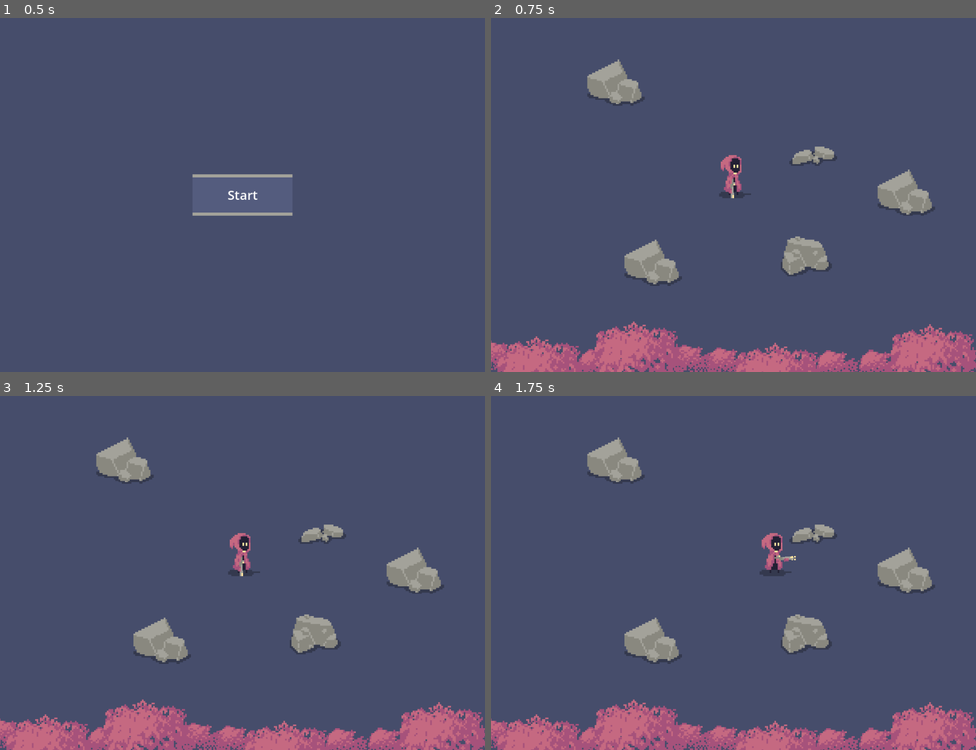
Above: before the commit, frames 1-4 (two rows, left to right).
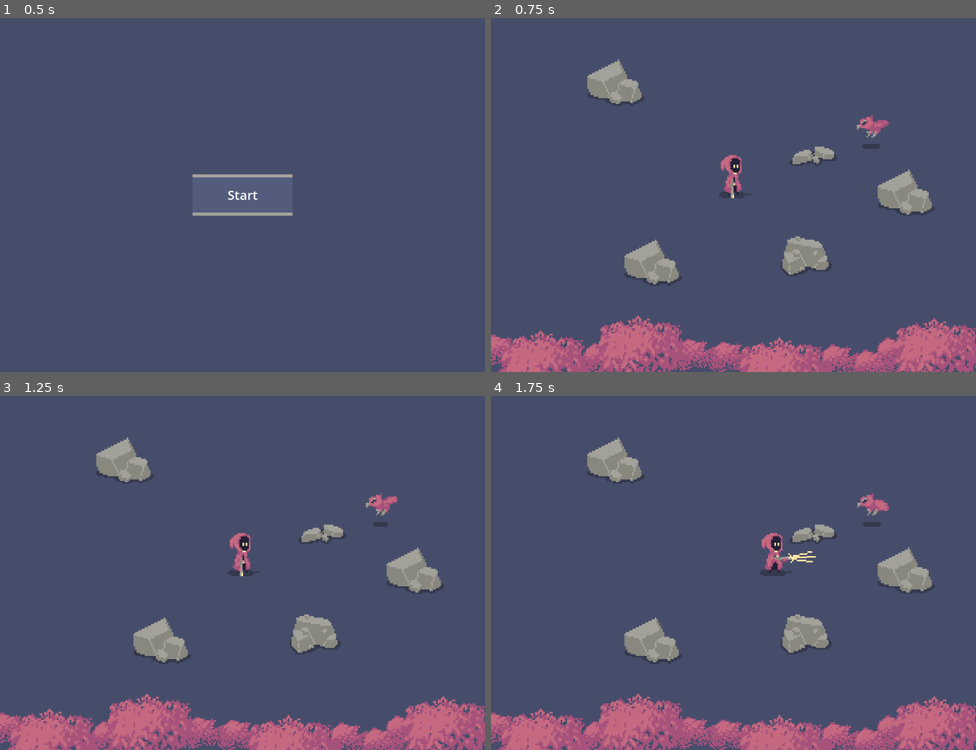
Above: after the commit, the same moments.

Repository: greatbrick0/NotQuiteRightJam2024
Game: Godot game, scene res://Scenes/main_menu.tscn
Same seed, same stepped clock (60 frames per second), same inputs: the game is played once before the commit and once after it.
Inputs (mouse positions are in pixels of both pictures, inside the frame that each line leads up to):
- Up to frame 1 (0.5 s): no input
- Up to frame 2 (0.75 s): click "Start" at 0.5 s
- Up to frame 3 (1.25 s): no input
- Up to frame 4 (1.75 s): tap Enter at 1.25 s; move the mouse to (840, 555) at 1.27 s; press the mouse at (840, 555) at 1.28 s; hold D (MoveRight) from 1.28 s (still down)

Frame 1 is identical in both runs. In frame 2, 5.0% of the frame differs, in the area x 0-100%, y 27-100%; in frame 3, 5.0%; in frame 4, 5.1%.

Commit message:
Added Owl Behaviour

Diff:
--- a/Scenes/main_level.tscn
+++ b/Scenes/main_level.tscn
@@ -1,10 +1,11 @@
-[gd_scene load_steps=6 format=3 uid="uid://yy44osj106on"]
+[gd_scene load_steps=7 format=3 uid="uid://yy44osj106on"]
 
 [ext_resource type="PackedScene" uid="uid://cepbfx2aksu04" path="res://Scenes/player.tscn" id="1_2ybcu"]
 [ext_resource type="PackedScene" uid="uid://bped41wsrdqkv" path="res://Scenes/rock1.tscn" id="2_wxume"]
 [ext_resource type="PackedScene" uid="uid://dms3c6cjr17y7" path="res://Scenes/rock2.tscn" id="3_c8cvl"]
 [ext_resource type="PackedScene" uid="uid://m5aefrjlbv0g" path="res://Scenes/rock3.tscn" id="5_a3exe"]
 [ext_resource type="PackedScene" uid="uid://18pkhdbybjlq" path="res://Scenes/tree_tops.tscn" id="5_rebjw"]
+[ext_resource type="PackedScene" uid="uid://bjqhcgdasveln" path="res://Scenes/owl.tscn" id="6_kpur8"]
 
 [node name="MainLevel" type="Node2D"]
 y_sort_enabled = true
@@ -30,3 +31,7 @@
 position = Vector2(150, -73)
 
 [node name="TreeTops" parent="." instance=ExtResource("5_rebjw")]
+position = Vector2(0, 333)
+
+[node name="Owl" parent="." instance=ExtResource("6_kpur8")]
+position = Vector2(258, -92)
--- a/Scenes/owl.tscn
+++ b/Scenes/owl.tscn
@@ -1,20 +1,103 @@
-[gd_scene load_steps=3 format=3 uid="uid://bjqhcgdasveln"]
+[gd_scene load_steps=14 format=3 uid="uid://bjqhcgdasveln"]
 
-[ext_resource type="Texture2D" uid="uid://bmcws6w0qpfp0" path="res://Sprites/Owl1.png" id="1_aicpt"]
+[ext_resource type="Script" path="res://Scripts/owl.gd" id="1_i6l8b"]
+[ext_resource type="Texture2D" uid="uid://cpldpcybjg5u" path="res://Sprites/OwlAnim_1.png" id="1_t4dhw"]
+
+[sub_resource type="AtlasTexture" id="AtlasTexture_g2dkj"]
+atlas = ExtResource("1_t4dhw")
+region = Rect2(0, 0, 23, 23)
+
+[sub_resource type="AtlasTexture" id="AtlasTexture_4x8tn"]
+atlas = ExtResource("1_t4dhw")
+region = Rect2(23, 0, 23, 23)
+
+[sub_resource type="AtlasTexture" id="AtlasTexture_37myq"]
+atlas = ExtResource("1_t4dhw")
+region = Rect2(46, 0, 23, 23)
+
+[sub_resource type="AtlasTexture" id="AtlasTexture_8s8k1"]
+atlas = ExtResource("1_t4dhw")
+region = Rect2(69, 0, 23, 23)
+
+[sub_resource type="AtlasTexture" id="AtlasTexture_ce5e7"]
+atlas = ExtResource("1_t4dhw")
+region = Rect2(92, 0, 23, 23)
+
+[sub_resource type="AtlasTexture" id="AtlasTexture_ejkt7"]
+atlas = ExtResource("1_t4dhw")
+region = Rect2(115, 0, 23, 23)
+
+[sub_resource type="AtlasTexture" id="AtlasTexture_qgpsw"]
+atlas = ExtResource("1_t4dhw")
+region = Rect2(138, 0, 23, 23)
+
+[sub_resource type="AtlasTexture" id="AtlasTexture_q6p3f"]
+atlas = ExtResource("1_t4dhw")
+region = Rect2(161, 0, 23, 23)
+
+[sub_resource type="SpriteFrames" id="SpriteFrames_macex"]
+animations = [{
+"frames": [{
+"duration": 1.0,
+"texture": SubResource("AtlasTexture_g2dkj")
+}, {
+"duration": 1.0,
+"texture": SubResource("AtlasTexture_4x8tn")
+}, {
+"duration": 1.0,
+"texture": SubResource("AtlasTexture_37myq")
+}, {
+"duration": 1.0,
+"texture": SubResource("AtlasTexture_8s8k1")
+}, {
+"duration": 1.0,
+"texture": SubResource("AtlasTexture_ce5e7")
+}, {
+"duration": 1.0,
+"texture": SubResource("AtlasTexture_ejkt7")
+}, {
+"duration": 1.0,
+"texture": SubResource("AtlasTexture_qgpsw")
+}, {
+"duration": 1.0,
+"texture": SubResource("AtlasTexture_q6p3f")
+}],
+"loop": true,
+"name": &"default",
+"speed": 10.0
+}]
 
 [sub_resource type="CapsuleShape2D" id="CapsuleShape2D_5m10d"]
-radius = 20.0
-height = 54.0
+radius = 3.0
+height = 32.0
+
+[sub_resource type="CircleShape2D" id="CircleShape2D_lx15k"]
+radius = 22.0
 
 [node name="Owl" type="CharacterBody2D"]
+collision_layer = 0
+collision_mask = 0
+script = ExtResource("1_i6l8b")
 
 [node name="Visuals" type="Node2D" parent="."]
 
-[node name="Owl1" type="Sprite2D" parent="Visuals"]
-position = Vector2(0, -1)
+[node name="AnimatedSprite2D" type="AnimatedSprite2D" parent="Visuals"]
 scale = Vector2(3, 3)
-texture = ExtResource("1_aicpt")
+sprite_frames = SubResource("SpriteFrames_macex")
+autoplay = "default"
+frame_progress = 0.698807
+offset = Vector2(1, -9)
 
 [node name="CollisionShape2D" type="CollisionShape2D" parent="."]
 rotation = 1.5708
 shape = SubResource("CapsuleShape2D_5m10d")
+
+[node name="Hitbox" type="Area2D" parent="."]
+collision_layer = 64
+collision_mask = 4
+
+[node name="CollisionShape2D" type="CollisionShape2D" parent="Hitbox"]
+position = Vector2(0, -36)
+shape = SubResource("CircleShape2D_lx15k")
+
+[connection signal="area_entered" from="Hitbox" to="." method="_on_hitbox_area_entered"]
--- a/Scenes/player.tscn
+++ b/Scenes/player.tscn
@@ -1,10 +1,86 @@
-[gd_scene load_steps=7 format=3 uid="uid://cepbfx2aksu04"]
+[gd_scene load_steps=12 format=3 uid="uid://cepbfx2aksu04"]
 
 [ext_resource type="Script" path="res://Scripts/player.gd" id="1_1bf3d"]
 [ext_resource type="PackedScene" uid="uid://cw8eghlnxpi0u" path="res://Scenes/player_bullet.tscn" id="2_h7hr5"]
 [ext_resource type="Texture2D" uid="uid://bqfissrwjogkv" path="res://Sprites/Hunter2_NoGun.png" id="2_wcws5"]
 [ext_resource type="Texture2D" uid="uid://cx4b5oybi43x5" path="res://Sprites/HunterRifle.png" id="3_quglk"]
 [ext_resource type="AudioStream" uid="uid://oqoeb0ieb2bp" path="res://Sounds/Effects/Blast2.wav" id="5_l8sw1"]
+[ext_resource type="Texture2D" uid="uid://ct8rmd1oo3e60" path="res://Sprites/HunterRifleFlash.png" id="5_v2yj2"]
+
+[sub_resource type="SpriteFrames" id="SpriteFrames_8rjqb"]
+animations = [{
+"frames": [{
+"duration": 1.0,
+"texture": ExtResource("3_quglk")
+}, {
+"duration": 1.0,
+"texture": ExtResource("5_v2yj2")
+}],
+"loop": true,
+"name": &"default",
+"speed": 5.0
+}]
+
+[sub_resource type="Animation" id="Animation_c36kf"]
+resource_name = "ShotgunBlast"
+length = 0.3
+tracks/0/type = "value"
+tracks/0/imported = false
+tracks/0/enabled = true
+tracks/0/path = NodePath(".:frame")
+tracks/0/interp = 1
+tracks/0/loop_wrap = true
+tracks/0/keys = {
+"times": PackedFloat32Array(0, 0.1),
+"transitions": PackedFloat32Array(1, 1),
+"update": 1,
+"values": [1, 0]
+}
+tracks/1/type = "value"
+tracks/1/imported = false
+tracks/1/enabled = true
+tracks/1/path = NodePath(".:offset")
+tracks/1/interp = 1
+tracks/1/loop_wrap = true
+tracks/1/keys = {
+"times": PackedFloat32Array(0, 0.1, 0.3),
+"transitions": PackedFloat32Array(1, 1, 1),
+"update": 1,
+"values": [Vector2(17, 1), Vector2(5, 1), Vector2(6, 1)]
+}
+
+[sub_resource type="Animation" id="Animation_btg8g"]
+length = 0.001
+tracks/0/type = "value"
+tracks/0/imported = false
+tracks/0/enabled = true
+tracks/0/path = NodePath(".:frame")
+tracks/0/interp = 1
+tracks/0/loop_wrap = true
+tracks/0/keys = {
+"times": PackedFloat32Array(0),
+"transitions": PackedFloat32Array(1),
+"update": 1,
+"values": [0]
+}
+tracks/1/type = "value"
+tracks/1/imported = false
+tracks/1/enabled = true
+tracks/1/path = NodePath(".:offset")
+tracks/1/interp = 1
+tracks/1/loop_wrap = true
+tracks/1/keys = {
+"times": PackedFloat32Array(0),
+"transitions": PackedFloat32Array(1),
+"update": 0,
+"values": [Vector2(6, 1)]
+}
+
+[sub_resource type="AnimationLibrary" id="AnimationLibrary_onplt"]
+_data = {
+"RESET": SubResource("Animation_btg8g"),
+"ShotgunBlast": SubResource("Animation_c36kf")
+}
 
 [sub_resource type="CapsuleShape2D" id="CapsuleShape2D_yuvrq"]
 radius = 5.0
@@ -26,13 +102,24 @@
 position = Vector2(0, -30)
 
 [node name="Shotgun" type="Sprite2D" parent="Visuals/ShotgunCentre"]
+visible = false
 position = Vector2(18, 3)
 scale = Vector2(3, 3)
 texture = ExtResource("3_quglk")
 
-[node name="BulletPoint" type="Node2D" parent="Visuals/ShotgunCentre/Shotgun"]
+[node name="AnimatedSprite2D" type="AnimatedSprite2D" parent="Visuals/ShotgunCentre"]
+scale = Vector2(3, 3)
+sprite_frames = SubResource("SpriteFrames_8rjqb")
+offset = Vector2(6, 1)
+
+[node name="Anim" type="AnimationPlayer" parent="Visuals/ShotgunCentre/AnimatedSprite2D"]
+libraries = {
+"": SubResource("AnimationLibrary_onplt")
+}
+
+[node name="BulletPoint" type="Node2D" parent="Visuals/ShotgunCentre/AnimatedSprite2D"]
 unique_name_in_owner = true
-position = Vector2(6, 0)
+position = Vector2(12, 1)
 
 [node name="Sounds" type="Node2D" parent="."]
 
--- a/Scenes/player_bullet.tscn
+++ b/Scenes/player_bullet.tscn
@@ -1,26 +1,23 @@
-[gd_scene load_steps=2 format=3 uid="uid://cw8eghlnxpi0u"]
+[gd_scene load_steps=3 format=3 uid="uid://cw8eghlnxpi0u"]
 
 [ext_resource type="Script" path="res://Scripts/player_bullet.gd" id="1_mf4ay"]
 
+[sub_resource type="RectangleShape2D" id="RectangleShape2D_ns6me"]
+size = Vector2(6, 6)
+
 [node name="PlayerBullet" type="Node2D"]
+z_index = 1
 script = ExtResource("1_mf4ay")
 
 [node name="Polygon2D" type="Polygon2D" parent="."]
-position = Vector2(-1, -1)
 color = Color(1, 0.901961, 0.631373, 1)
-polygon = PackedVector2Array(-3, -3, 0, -3, 0, 0, -3, 0)
+polygon = PackedVector2Array(-3, -3, 3, -3, 3, 3, -3, 3)
 
-[node name="Polygon2D2" type="Polygon2D" parent="."]
-position = Vector2(4, -1)
-color = Color(1, 0.901961, 0.631373, 1)
-polygon = PackedVector2Array(-3, -3, 0, -3, 0, 0, -3, 0)
+[node name="HurtBox" type="Area2D" parent="."]
+collision_layer = 4
+collision_mask = 64
 
-[node name="Polygon2D3" type="Polygon2D" parent="."]
-position = Vector2(4, 4)
-color = Color(1, 0.901961, 0.631373, 1)
-polygon = PackedVector2Array(-3, -3, 0, -3, 0, 0, -3, 0)
+[node name="CollisionShape2D" type="CollisionShape2D" parent="HurtBox"]
+shape = SubResource("RectangleShape2D_ns6me")
 
-[node name="Polygon2D4" type="Polygon2D" parent="."]
-position = Vector2(-1, 4)
-color = Color(1, 0.901961, 0.631373, 1)
-polygon = PackedVector2Array(-3, -3, 0, -3, 0, 0, -3, 0)
+[connection signal="area_entered" from="HurtBox" to="." method="_on_hurt_box_area_entered"]
--- a/Scenes/tree_tops.tscn
+++ b/Scenes/tree_tops.tscn
@@ -1,56 +1,69 @@
-[gd_scene load_steps=3 format=3 uid="uid://18pkhdbybjlq"]
+[gd_scene load_steps=4 format=3 uid="uid://18pkhdbybjlq"]
 
 [ext_resource type="Texture2D" uid="uid://cvlnu1e2x1av1" path="res://Sprites/BushOrTreesTransparent.png" id="1_xk1nl"]
 [ext_resource type="Texture2D" uid="uid://bvj3ta8lxo4ss" path="res://Sprites/Bush2.png" id="2_kxuc2"]
 
+[sub_resource type="RectangleShape2D" id="RectangleShape2D_vdybs"]
+size = Vector2(1000, 80)
+
 [node name="TreeTops" type="Node2D"]
 
 [node name="BushOrTrees" type="Sprite2D" parent="."]
-position = Vector2(-11, 318.5)
+position = Vector2(-3, -25.5)
 scale = Vector2(3, 3)
 texture = ExtResource("1_xk1nl")
 
 [node name="BushOrTrees2" type="Sprite2D" parent="."]
-position = Vector2(195, 324)
+position = Vector2(203, -20)
 scale = Vector2(3, 3)
 texture = ExtResource("1_xk1nl")
 
 [node name="BushOrTrees3" type="Sprite2D" parent="."]
-position = Vector2(-76, 313.5)
+position = Vector2(-68, -30.5)
 scale = Vector2(3, 3)
 texture = ExtResource("1_xk1nl")
 
 [node name="BushOrTrees4" type="Sprite2D" parent="."]
-position = Vector2(-252, 321.5)
+position = Vector2(-244, -22.5)
 scale = Vector2(3, 3)
 texture = ExtResource("1_xk1nl")
 
 [node name="BushOrTrees5" type="Sprite2D" parent="."]
-position = Vector2(275, 323)
+position = Vector2(307, -33)
 scale = Vector2(3, 3)
 texture = ExtResource("1_xk1nl")
 
 [node name="BushOrTrees6" type="Sprite2D" parent="."]
-position = Vector2(-443, 306)
+position = Vector2(-435, -38)
+scale = Vector2(3, 3)
+texture = ExtResource("1_xk1nl")
+
+[node name="BushOrTrees7" type="Sprite2D" parent="."]
+position = Vector2(265, -10)
 scale = Vector2(3, 3)
 texture = ExtResource("1_xk1nl")
 
 [node name="Bush2" type="Sprite2D" parent="."]
-position = Vector2(-357, 330.5)
+position = Vector2(-349, -13.5)
 scale = Vector2(3, 3)
 texture = ExtResource("2_kxuc2")
 
 [node name="Bush3" type="Sprite2D" parent="."]
-position = Vector2(92, 343)
+position = Vector2(100, -1)
 scale = Vector2(3, 3)
 texture = ExtResource("2_kxuc2")
 
 [node name="Bush4" type="Sprite2D" parent="."]
-position = Vector2(-174, 302.5)
+position = Vector2(-166, -41.5)
 scale = Vector2(3, 3)
 texture = ExtResource("2_kxuc2")
 
 [node name="Bush5" type="Sprite2D" parent="."]
-position = Vector2(383, 308)
+position = Vector2(391, -36)
 scale = Vector2(3, 3)
 texture = ExtResource("2_kxuc2")
+
+[node name="StaticBody2D" type="StaticBody2D" parent="."]
+
+[node name="CollisionShape2D" type="CollisionShape2D" parent="StaticBody2D"]
+shape = SubResource("RectangleShape2D_vdybs")
--- /dev/null
+++ b/Scripts/owl.gd
@@ -0,0 +1,41 @@
+extends CharacterBody2D
+
+@export var health: int = 30
+@export var moveSpeed: float = 270
+var targetDirection: Vector2
+var behaviourState: String = "looking"
+var stateTime: float = 0.0
+
+func DecideDirection() -> void:
+	targetDirection = global_position.direction_to(%Player.global_position)
+
+func ChangeState(newState: String):
+	stateTime = 0.0
+	behaviourState = newState
+
+func _process(delta):
+	stateTime += 1.0 * delta
+
+	if(behaviourState == "attacking"):
+		velocity = targetDirection * moveSpeed
+		if(DistanceFromCamera() > 0.4 and stateTime > 0.1):
+			ChangeState("looking")
+	if(behaviourState == "looking"):
+		velocity = Vector2.ZERO
+		if(stateTime > 1.5):
+			DecideDirection()
+			ChangeState("attacking")
+
+	move_and_slide()
+
+func DistanceFromCamera() -> float:
+	var output: float
+	var cam: Camera2D = get_viewport().get_camera_2d()
+	output = abs(global_position.x - cam.global_position.x) / (912 * cam.zoom.x)
+	output = max(abs(global_position.y - cam.global_position.y) / (666 * cam.zoom.y), output)
+	return output
+
+func _on_hitbox_area_entered(area):
+	health -= 1
+	if(health <= 0):
+		queue_free()
--- a/Scripts/player.gd
+++ b/Scripts/player.gd
@@ -31,6 +31,7 @@
 		if(Input.is_action_pressed("Shoot")):
 			if(currentAmmo > 0):
 				Shoot()
+				$Visuals/ShotgunCentre/AnimatedSprite2D/Anim.play("ShotgunBlast")
 				$Sounds/GunBlastSound.play()
 				currentAmmo -= 1
 				gunActionTime = gunActionCooldown
@@ -39,10 +40,11 @@
 				gunActionTime = gunReloadCooldown
 
 func Shoot() -> void:
-	for ii in 3:
+	for ii in 12:
 		instanceRef = bulletScene.instantiate()
 		instanceRef.global_position = %BulletPoint.global_position
 		instanceRef.startingVelocity = velocity
 		instanceRef.dir = $Visuals/ShotgunCentre.global_position.direction_to(%BulletPoint.global_position)
-		instanceRef.dir = instanceRef.dir.rotated(0.1 * (ii - 1))
+		instanceRef.dir = instanceRef.dir.rotated(randf_range(-0.2, 0.2))
+		instanceRef.speed *= randf_range(0.95, 1)
 		get_parent().add_child(instanceRef)
--- a/Scripts/player_bullet.gd
+++ b/Scripts/player_bullet.gd
@@ -1,13 +1,16 @@
 extends Node2D
 
 @export var lifetime: float = 0.4
-@export var speed: float = 500
+@export var speed: float = 550
 var dir: Vector2
 var startingVelocity: Vector2 = Vector2.ZERO
 var age: float = 0.0
 
 func _process(delta):
-	global_position += (dir * speed + startingVelocity) * delta
+	global_position += ((dir * speed) + (startingVelocity * 0.5)) * delta
 	age += 1.0 * delta
 	if(age > lifetime):
 		queue_free()
+
+func _on_hurt_box_area_entered(area):
+	queue_free()
Binary file added: Sprites/HunterRifleFlash.png
Not shown, added: Sprites/HunterRifleFlash.png.import
Binary file added: Sprites/OwlAnim_1.png
Not shown, added: Sprites/OwlAnim_1.png.import
Binary file added: Sprites/Rifle_1.png
Not shown, added: Sprites/Rifle_1.png.import
